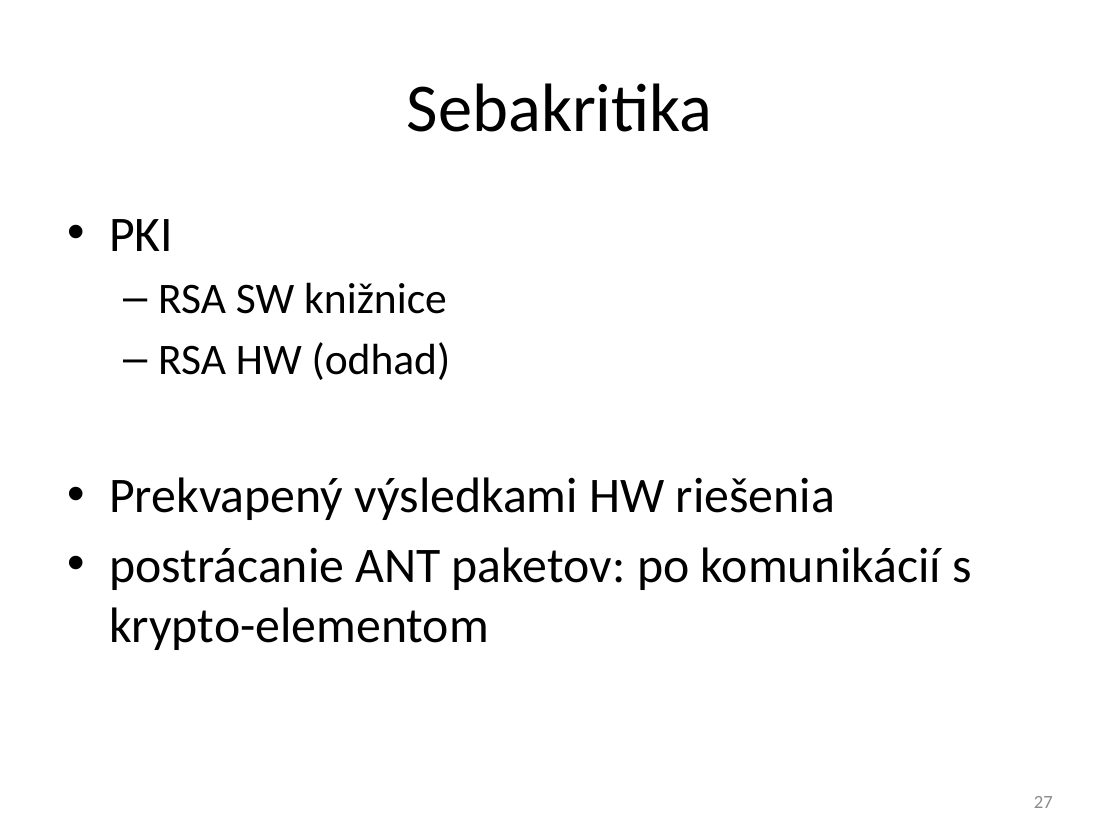
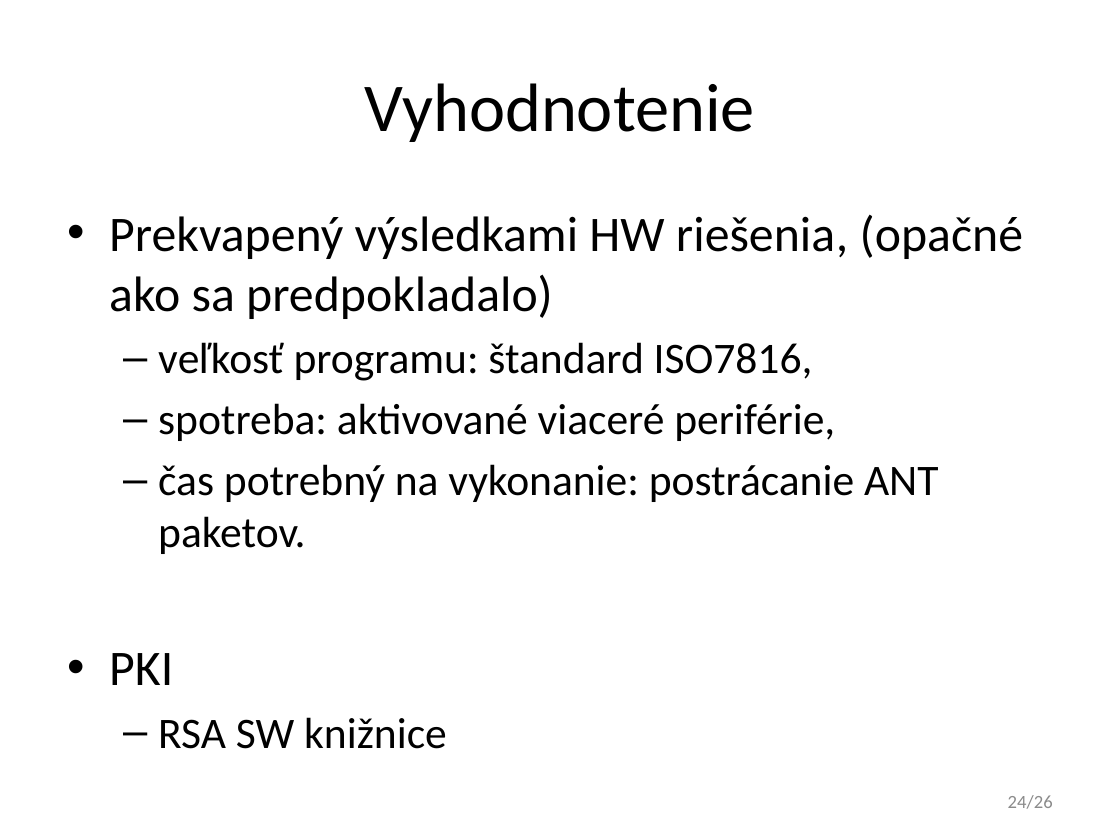
Before and after one commit to javacard-FOSS-applets/nrf6310-pca10007, a slide deck: slide 24 of Obhajoba/xdoubravsky_dp.pptx (slide 27 before the commit). Drawn at 1120x840 pixels with LibreOffice and Linux fonts; fonts in the diff are those of the drawing. Boxes give left, top, right and bottom in pixels: in the first picture for what was removed or moved away, otherwise in the second. Text is boxed around its words. In the diff, an @@ line names an element or a change of style, - is before the commit and + after.

```diff
--- a/Obhajoba/xdoubravsky_dp.pptx
+++ b/Obhajoba/xdoubravsky_dp.pptx
@@ title at (364,83,754,142): text changed @@
-Sebakritika
+Vyhodnotenie
@@ text at (109,215,1023,554): paragraphs added @@
+• Prekvapený výsledkami HW riešenia, (opačné ako sa predpokladalo)
+  – veľkosť programu: štandard ISO7816,
+  – spotreba: aktivované viaceré periférie,
+  – čas potrebný na vykonanie: postrácanie ANT paketov.
@@ text at (109,342,971,650): paragraphs removed @@
-  – RSA HW (odhad)
-• Prekvapený výsledkami HW riešenia
-• postrácanie ANT paketov: po komunikácií s krypto-elementom
@@ page number at (1008,795,1053,809): text changed @@
-27
+24/26
```
Also in this commit, not shown: 29 other slides changed, 1 slide added, 2 slides removed.
